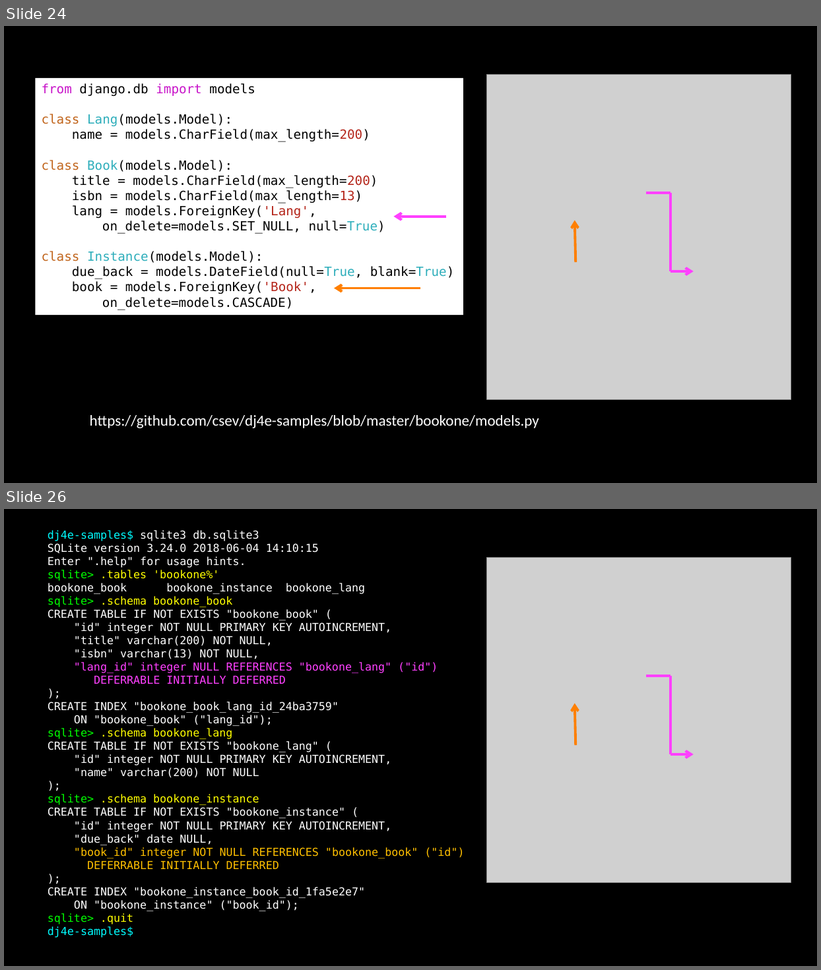
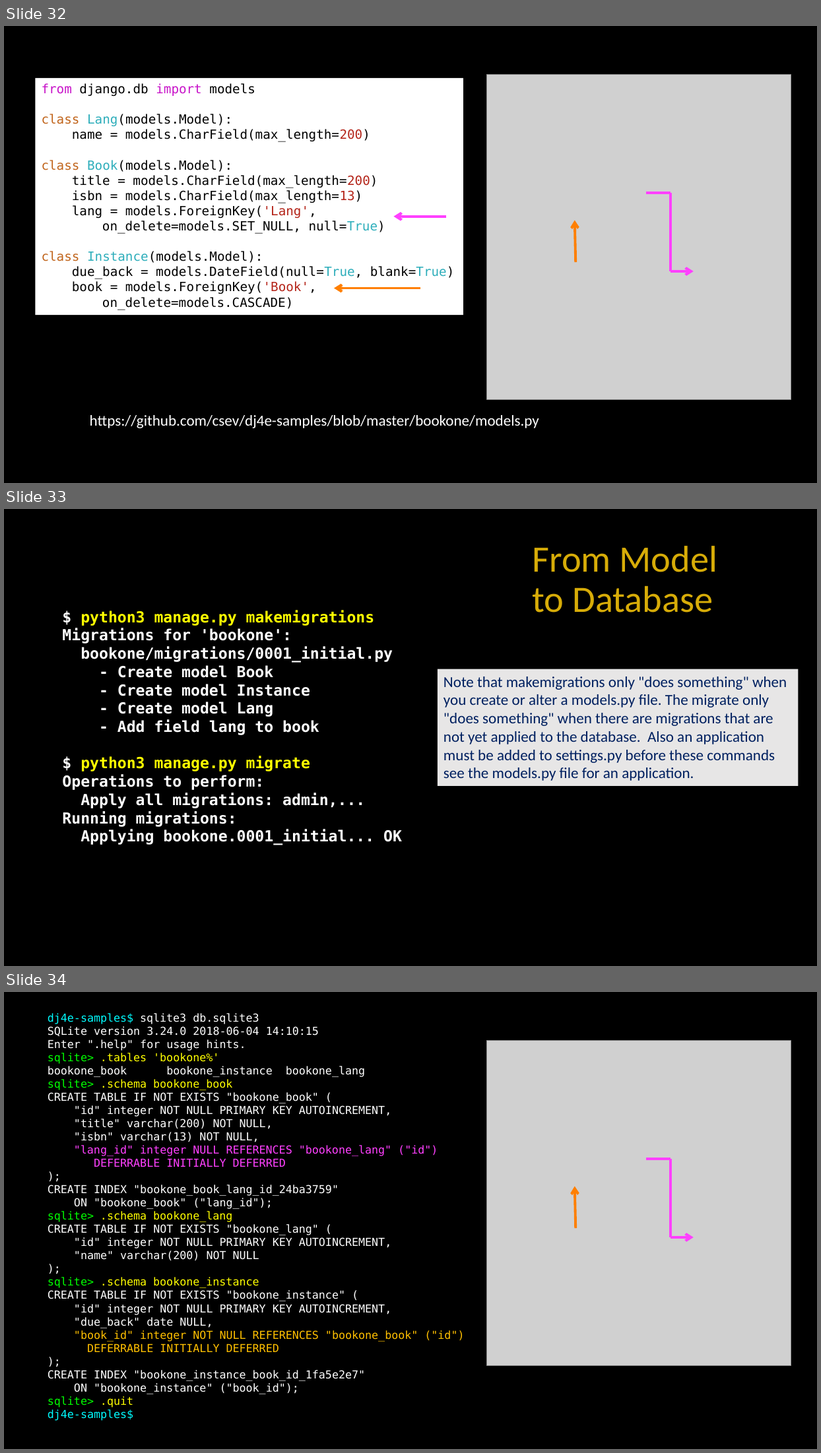
Before and after one commit to csev/dj4e, a slide deck: lectures/DJ-03-One-To-Many.pptx. Shown one above the other, each under a label of ours: slides 24 and 26 before the commit, slides 32, 33 and 34 after it; the slides between them are not shown. The pictures are 821x970 and 821x1453 pixels, drawn with LibreOffice and Linux fonts; fonts in the diff are those of the drawing; grey boxes stand for pictures. Boxes give left, top, right and bottom in pixels: in the first picture for what was removed or moved away, otherwise in the second. Text is boxed around its words. In the diff, an @@ line names an element or a change of style, - is before the commit and + after.

```diff
--- a/lectures/DJ-03-One-To-Many.pptx
+++ b/lectures/DJ-03-One-To-Many.pptx
@@ slide 33 added at (4,509,817,966), background #000000 @@
@@ title added at (532,545,718,613), 44 pt, text #D7AC08 @@
+From Model to Database
@@ text added at (62,610,402,846), 18 pt, text #FFFFFF, bold @@
+$ python3 manage.py makemigrations
+Migrations for 'bookone':
+bookone/migrations/0001_initial.py
+- Create model Book
+- Create model Instance
+- Create model Lang
+- Add field lang to book
+$ python3 manage.py migrate
+Operations to perform:
+Apply all migrations: admin,...
+Running migrations:
+Applying bookone.0001_initial... OK
@@ rectangle added at (438,669,799,786), fill #E7E6E6, 18 pt, text #002060 @@
+Note that makemigrations only "does something" when you create or alter a models.py file. The migrate only "does something" when there are migrations that are not yet applied to the database. Also an application must be added to settings.py before these commands see the models.py file for an application.
@@ what was slide 24 is now slide 32 @@
@@ what was slide 26 is now slide 34 @@
```
Also in this commit, not shown: 1 other slide added, 1 other file.
